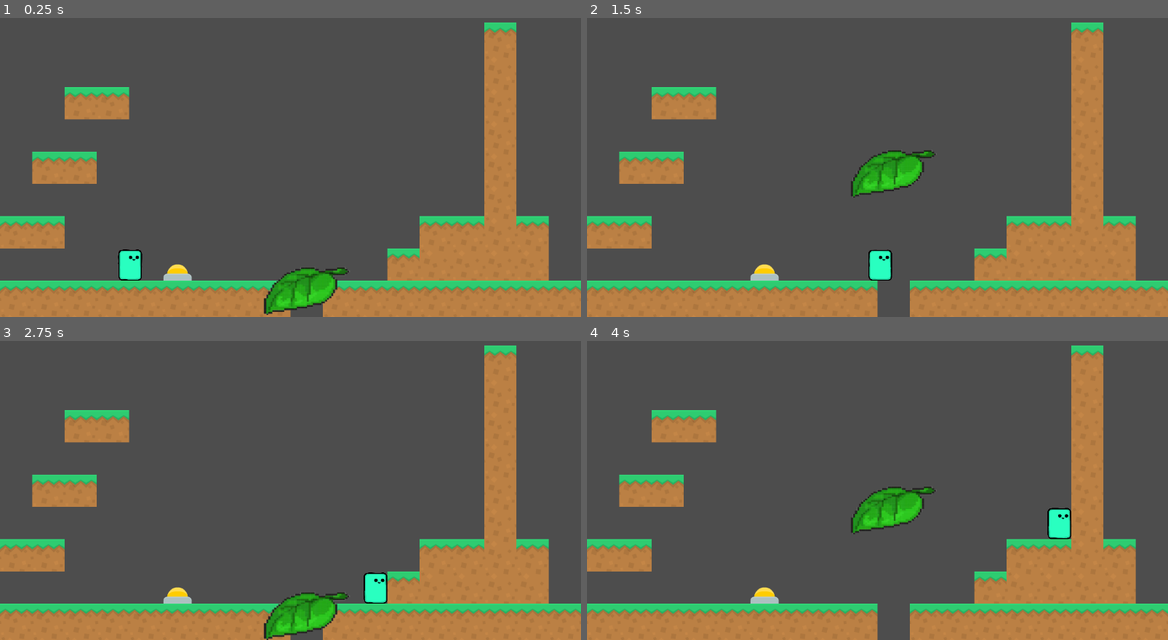
Above: before the commit, frames 1-4 (two rows, left to right).
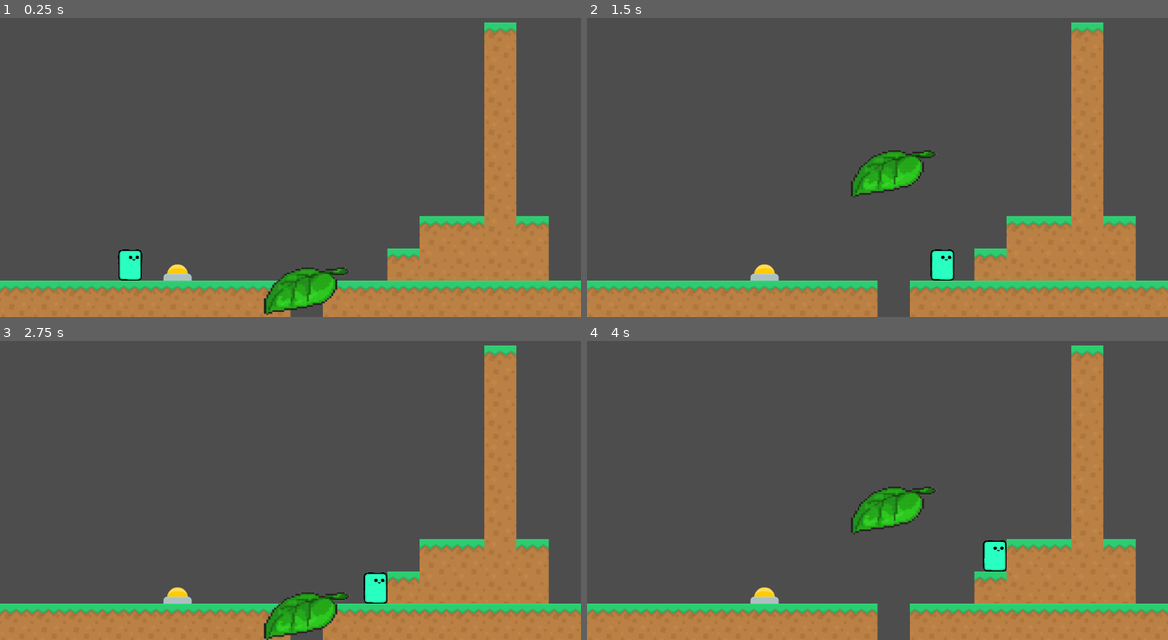
Above: after the commit, the same moments.

Repository: mikanthrop/Projektstudium_Fukurou
Game: Godot game, scene res://assets/scenes/screens/main.tscn
Two runs of this game, one before a commit and one after it. Both use one fixed random seed, a clock stepped at 60 frames per second and the inputs below.
Inputs:
- Up to frame 1 (0.25 s): no input
- Up to frame 2 (1.5 s): hold Ctrl (hold) 0.53-1.28 s; hold Right (move_right) from 0.53 s (still down); tap Space (jump) at 0.77 s; tap Shift (dash) at 1.35 s
- Up to frame 3 (2.75 s): tap Space (jump) at 1.52 s; tap Ctrl (hold) at 1.55 s; release Right (move_right) at 2.03 s; hold Left (move_left) from 2.03 s (still down); hold Ctrl (hold) from 2.03 s (still down)
- Up to frame 4 (4 s): release Left (move_left) at 2.78 s; release Ctrl (hold) at 2.78 s; hold Right (move_right) from 2.78 s (still down); tap Ctrl (hold) at 2.85, 3.8 s; tap Space (jump) at 3.02, 3.77 s; hold Shift (dash) from 3.53 s (still down)

The runs differ from the first frame. In frame 1, 3.6% of the frame differs, in the area x 0-24%, y 23-88%; in frame 2, 4.5%; in frame 3, 3.6%; in frame 4, 4.5%, in the area x 0-84%, y 23-78%.

Commit message:
Fix: jump now exact
jump set to 2,5 hight and 5 width

Diff:
--- a/assets/scenes/screens/main.tscn
+++ b/assets/scenes/screens/main.tscn
@@ -341,11 +341,14 @@
 [node name="Player" parent="." instance=ExtResource("1_rvx31")]
 position = Vector2(258, 433)
 scale = Vector2(0.09, 0.09)
+JUMP_HEIGHT = 163.488
+JUMP_TIME_TO_PEAK = 0.355
+JUMP_TIME_TO_DESCENT = 0.26
 
 [node name="TileMap" type="TileMap" parent="."]
 tile_set = SubResource("TileSet_8r06m")
 format = 2
-layer_0/tile_data = PackedInt32Array(589824, 1, 0, 589825, 1 …(676 unchanged characters)… , 196609, 0, 327696, 786433, 2, 196610, 1, 0, 196611, 1, 0, 458752, 1, 0, 458753, 1, 0, 327681, 1, 0, 327682, 1, 0, 589843, 1, 0, 589844, 1, 0, 589845, 1, …(446 unchanged characters)…
+layer_0/tile_data = PackedInt32Array(589824, 1, 0, 589825, 1 …(676 unchanged characters)… , 196609, 0, 327696, 786433, 2, 196610, 851969, 2, 196611, 851969, 2, 458752, 851969, 2, 458753, 851969, 2, 327681, 851969, 2, 327682, 851969, 2, 589843, 1, 0, 589844, 1, 0, 589845, 1, …(446 unchanged characters)…
 
 [node name="PlayerRespawner" parent="." instance=ExtResource("3_ep1mn")]
 position = Vector2(175, 461)
--- a/assets/scripts/Player/movement/dashing.gd
+++ b/assets/scripts/Player/movement/dashing.gd
@@ -81,8 +81,6 @@
 		if !parent.is_on_floor() :
 			return fall_state
 		return idle_state
-	if parent.is_on_wall() and Input.is_action_pressed("hold"):
-		return wall_hold_state
 	return null
 
 
--- a/assets/scripts/Player/movement/jumping.gd
+++ b/assets/scripts/Player/movement/jumping.gd
@@ -24,8 +24,8 @@
 		return fall_state
 	if !parent.has_dashed and Input.is_action_pressed("dash"):
 		return dash_state
-	if parent.is_on_wall() and Input.is_action_pressed("hold"):
-		return wall_hold_state
+	#if parent.is_on_wall() and Input.is_action_pressed("hold"):
+		#return wall_hold_state
 	return null
 
 func _process_physics(delta: float) -> Base_State:
--- a/project.godot
+++ b/project.godot
@@ -60,7 +60,7 @@
 "deadzone": 0.5,
 "events": [Object(InputEventKey,"resource_local_to_scene":false,"resource_name":"","device":-1,"window_id":0,"alt_press …(182 unchanged characters)…
 , Object(InputEventJoypadButton,"resource_local_to_scene":false,"resource_name":"","device":-1,"button_index":2,"pressure":0.0,"pressed":true,"script":null)
-, Object(InputEventKey,"resource_local_to_scene":false,"resource_name":"","device":-1,"window_id":0,"alt_pressed":false,"shift_pressed":false,"ctrl_pressed":false,"meta_pressed":false,"pressed":false,"keycode":0,"physical_keycode":4194326,"key_label":0,"unicode":0,"echo":false,"script":null)
+, Object(InputEventKey,"resource_local_to_scene":false,"resource_name":"","device":-1,"window_id":0,"alt_pressed":false,"shift_pressed":false,"ctrl_pressed":false,"meta_pressed":false,"pressed":false,"keycode":0,"physical_keycode":4194438,"key_label":0,"unicode":48,"echo":false,"script":null)
 ]
 }
 hold={
